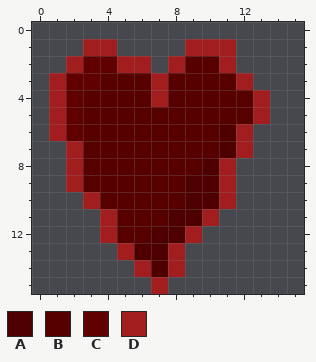
Edited in one commit: pixel-art sprite (gfx/Heart.png). Above, as it was before the edit.
The file is 16x16 pixels. Colours within 5 levels of each other are drawn and written as one.
Palette (. is transparent): A #4e0000  B #560000  C #600000  D #a21d1d
Now the later version:
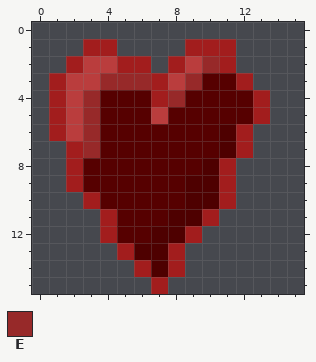
Colours new in this view: E #972929
From the commit log: tweaking highlight
Edits made:
colour C: #600000 -> #ba3d3d
Changed rows in their new state; - is a pixel that keeps its letter.
first column x 3:
 2 ------CE
 3 -EEE-CE-
 4 E----E--
 5 E---C---
 6 E-------
 7 E-------
Pixel boxes of the changes (left, top, right, bottom) in both pictures:
changed: (66, 56, 219, 158)
